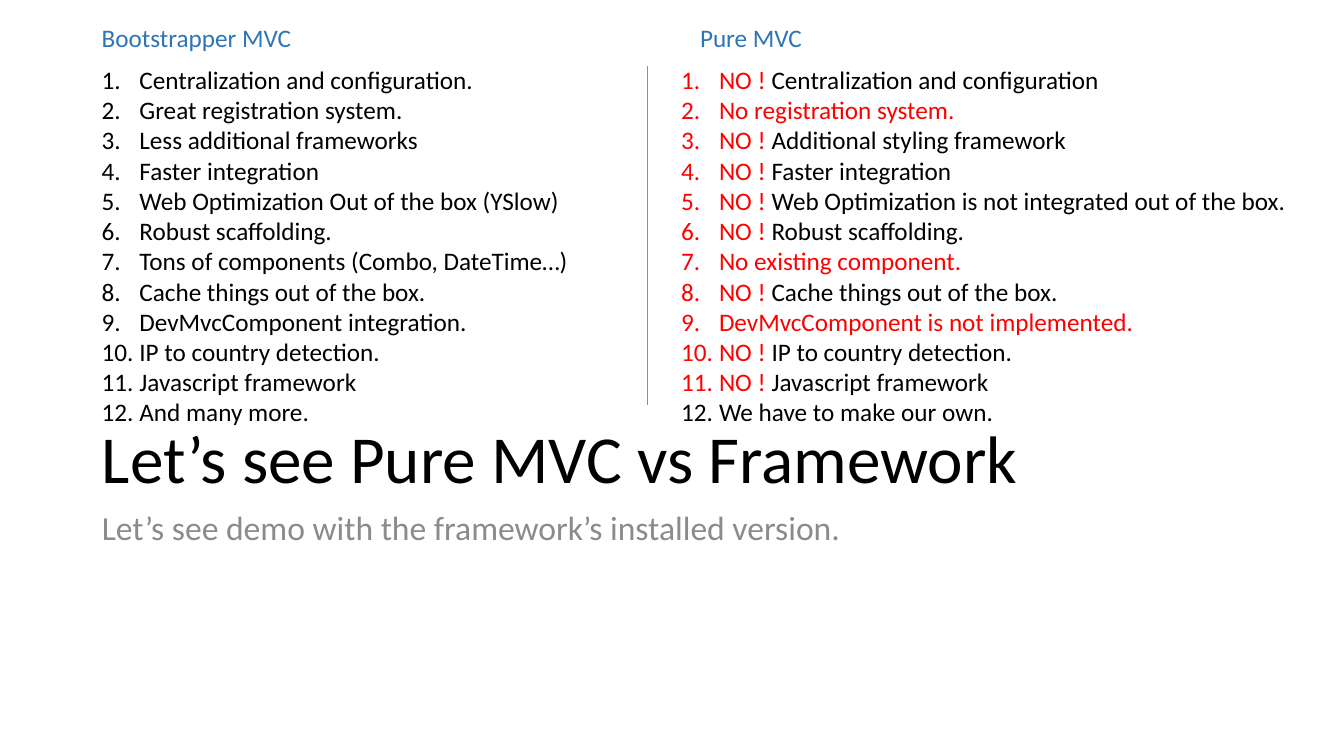
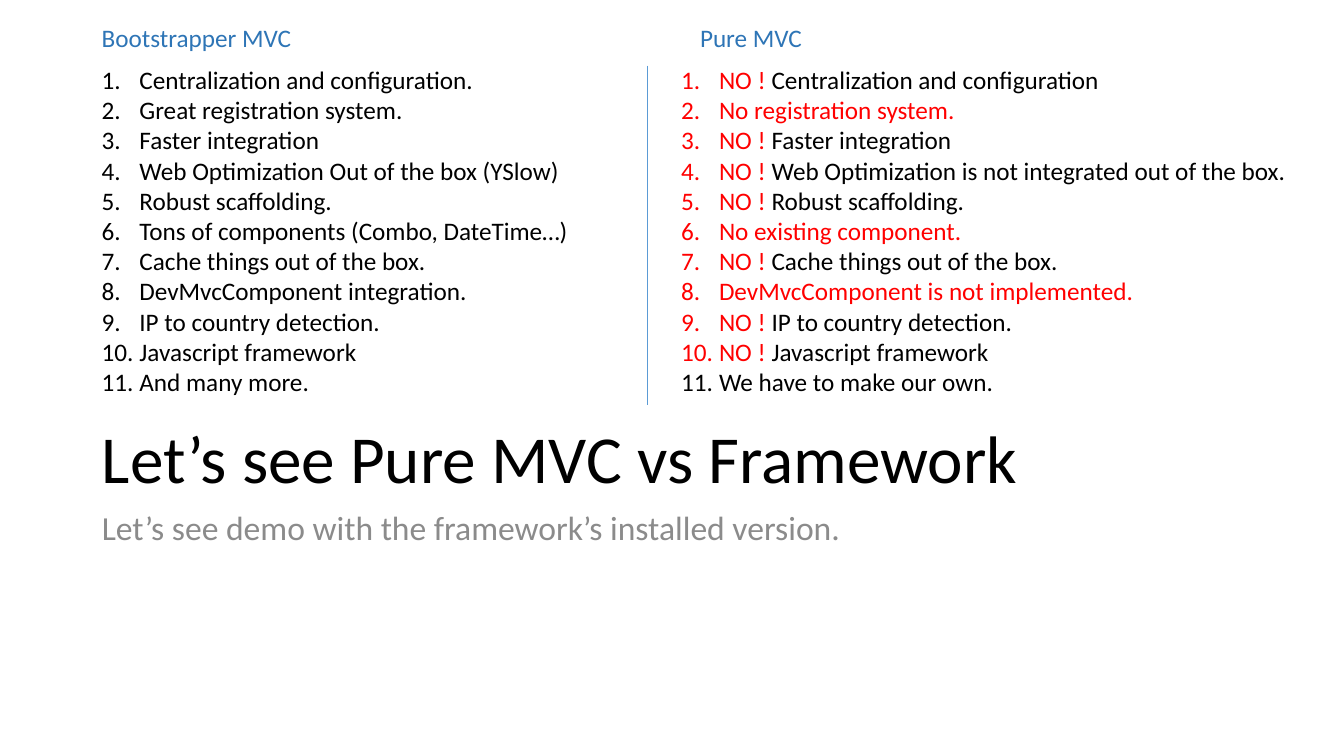
Before and after one commit to accorddeveloper/ASP.NET-MVC-Bootstrapper-Installed-Example, a slide deck: slide 7 of ASP.NET Presentation_2.pptx. Drawn at 1344x756 pixels with LibreOffice and Linux fonts; fonts in the diff are those of the drawing. Boxes give left, top, right and bottom in pixels: in the first picture for what was removed or moved away, otherwise in the second. Text is boxed around its words. In the diff, an @@ line names an element or a change of style, - is before the commit and + after.

```diff
--- a/ASP.NET Presentation_2.pptx
+++ b/ASP.NET Presentation_2.pptx
@@ text at [139,131,417,150]: paragraph removed @@
-3. Less additional frameworks
@@ text at [719,131,1066,154]: paragraph removed @@
-3. NO ! Additional styling framework
```
Also in this commit, not shown: 3 other slides changed, 32 other files.
